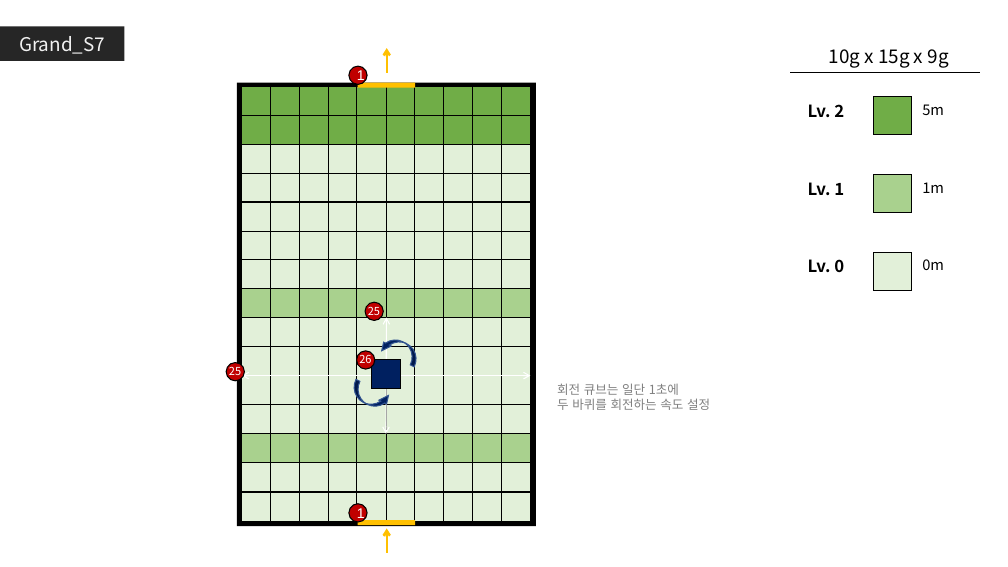
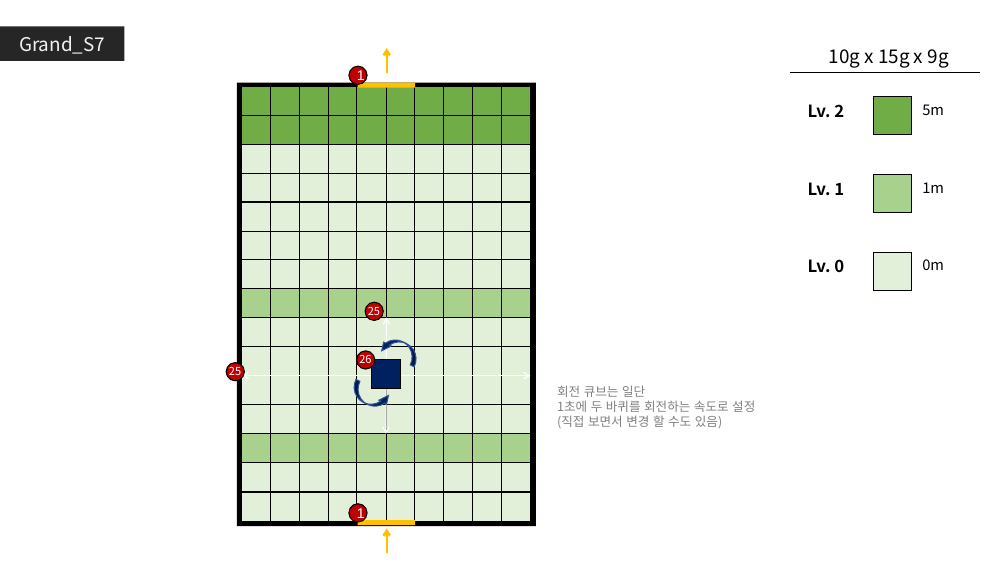
Before and after one commit to GGMGangsterHamster/GangsterHamster, a slide deck: slide 10 of Documents/Grand_Stage.pptx. Drawn at 1008x567 pixels with LibreOffice and Linux fonts; fonts in the diff are those of the drawing. Boxes give left, top, right and bottom in pixels: in the first picture for what was removed or moved away, otherwise in the second. Text is boxed around its words. In the diff, an @@ line names an element or a change of style, - is before the commit and + after.

```diff
--- a/Documents/Grand_Stage.pptx
+++ b/Documents/Grand_Stage.pptx
@@ text at box(557, 385, 755, 428): text changed @@
-회전 큐브는 일단 1초에
-두 바퀴를 회전하는 속도 설정
+회전 큐브는 일단
+1초에 두 바퀴를 회전하는 속도로 설정
+(직접 보면서 변경 할 수도 있음)
```
Also in this commit, not shown: 5 other slides changed, 1 other file.
